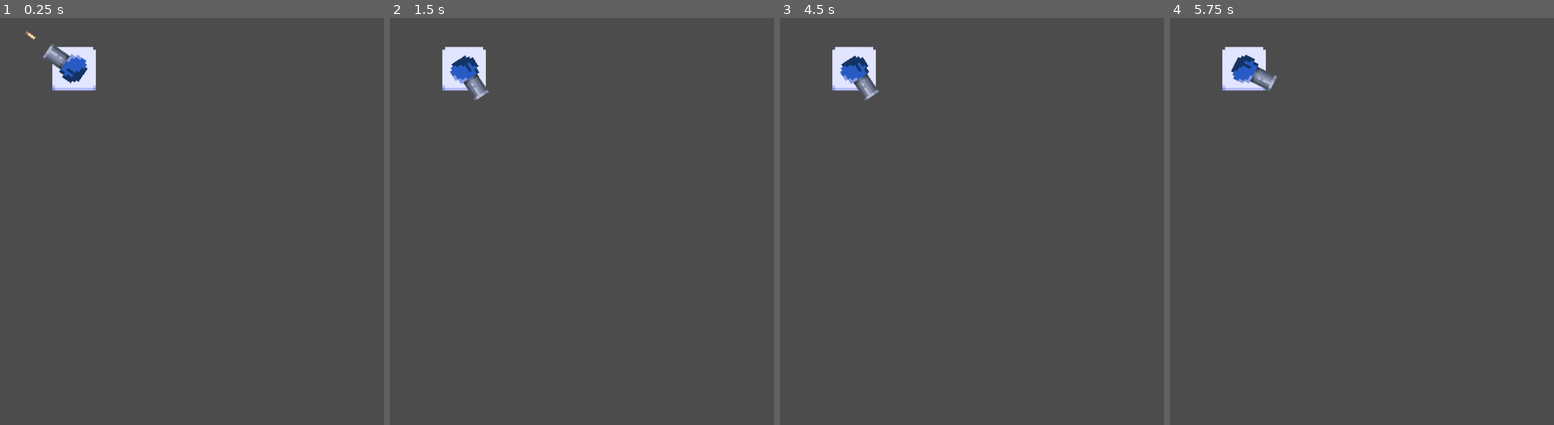
Above: before the commit, frames 1-4 (left to right).
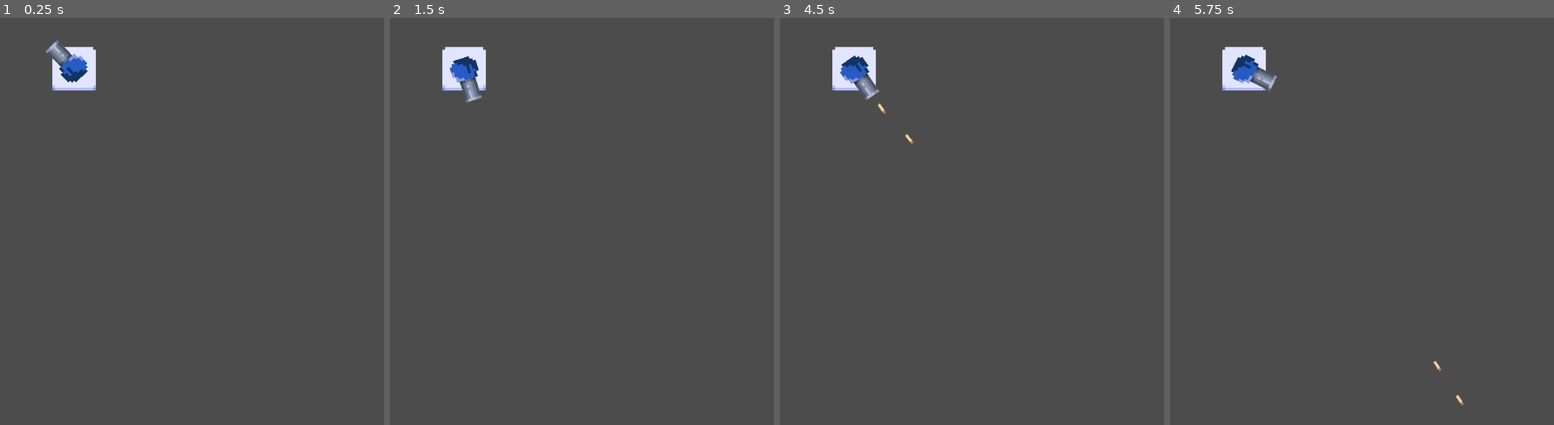
Above: after the commit, the same moments.

Repository: octoshrimpy/bugbots
Game: Godot game, scene res://scenes/root.tscn
The game is run twice, just before and just after one commit, with the same random seed, the same clock (stepped at 60 frames per second) and the same inputs.
Inputs (mouse positions are in pixels of both pictures, inside the frame that each line leads up to):
- Up to frame 1 (0.25 s): no input
- Up to frame 2 (1.5 s): move the mouse to (outside the picture) at 0.52 s; click (outside the picture) at 0.67 s; tap Enter at 1.25 s; move the mouse to (593, 241) at 1.27 s; click (593, 241) at 1.42 s
- Up to frame 3 (4.5 s): move the mouse to (outside the picture) at 2.02 s; click (outside the picture) at 2.17 s; tap Space at 2.75, 4.25 s; move the mouse to (1087, 302) at 2.77 s; click (1087, 302) at 2.92 s; tap Enter at 3.5 s; move the mouse to (outside the picture) at 3.52 s; click (outside the picture) at 3.67 s; move the mouse to (914, 160) at 4.27 s; click (914, 160) at 4.42 s
- Up to frame 4 (5.75 s): move the mouse to (1546, 221) at 5.02 s; click (1546, 221) at 5.17 s

The runs differ from the first frame. In frame 1, 0.4% of the frame differs, in the area x 6-23%, y 3-17%; in frame 2, 0.4%, in the area x 15-26%, y 8-21%; in frame 3, 0.1%; in frame 4, less than 0.1%.

Commit message:
Fixed bug

Diff:
--- a/scripts/BaseTower/Tower.gd
+++ b/scripts/BaseTower/Tower.gd
@@ -17,7 +17,7 @@
   bullet_scene = preload("res://scenes/Bullet_1.tscn")
   fire_rate = 10
   fire_speed = 150
-  rotation_speed = 5  # between 1 and 10
+  rotation_speed = 3 # between 1 and 10
   precision =  5
   gun = $Gun
 
@@ -29,7 +29,7 @@
     var lerp_speed = float(rotation_speed) * (precision * 0.01)
     gun.rotation = lerp_angle(gun.rotation, goto_rotation, lerp_speed)
 
-    var rotation_difference = abs(gun.rotation - goto_rotation)
+    var rotation_difference = fmod(abs(gun.rotation - goto_rotation), TAU)
     #TODO: add check for targets, otherwise this fires like my piano
 
     if rotation_difference < 0.1:
@@ -55,7 +55,7 @@
   var target_location = get_target_xy()
   var mouse_loc = get_global_mouse_position()
   var goto_rotation = (target_location - gun.global_position).normalized().angle()
-  var lerp_speed = float(rotation_speed) * (precision * 0.01)
+  var rotation_difference = fmod(abs(gun.rotation - goto_rotation), TAU)
 
   print(
     "\n Mouse.x: " + str(mouse_loc.x) +
@@ -63,5 +63,6 @@
     "\n target_within_range: " + str(target_within_range(target_location)) +
     "\n gun.rotation: " + str(gun.rotation) +
     "\n goto_rotation: " + str(goto_rotation) +
+    "\n rotation_difference: " + str(rotation_difference) +
     "\n can_shoot: " + str(gun.can_shoot)
   )
